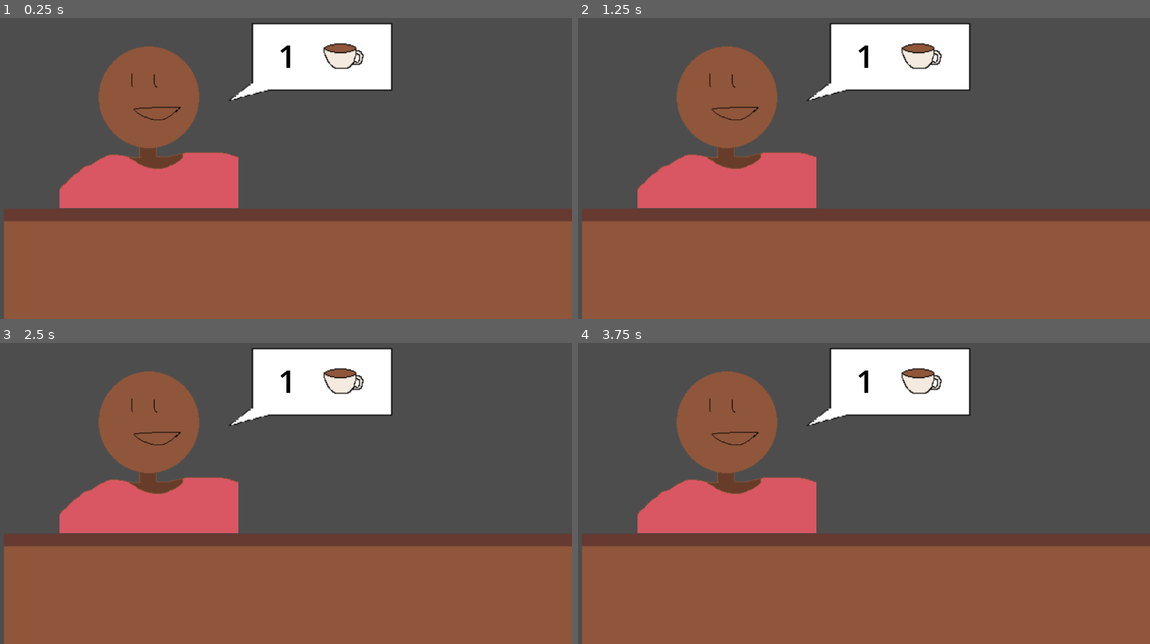
Above: before the commit, frames 1-4 (two rows, left to right).
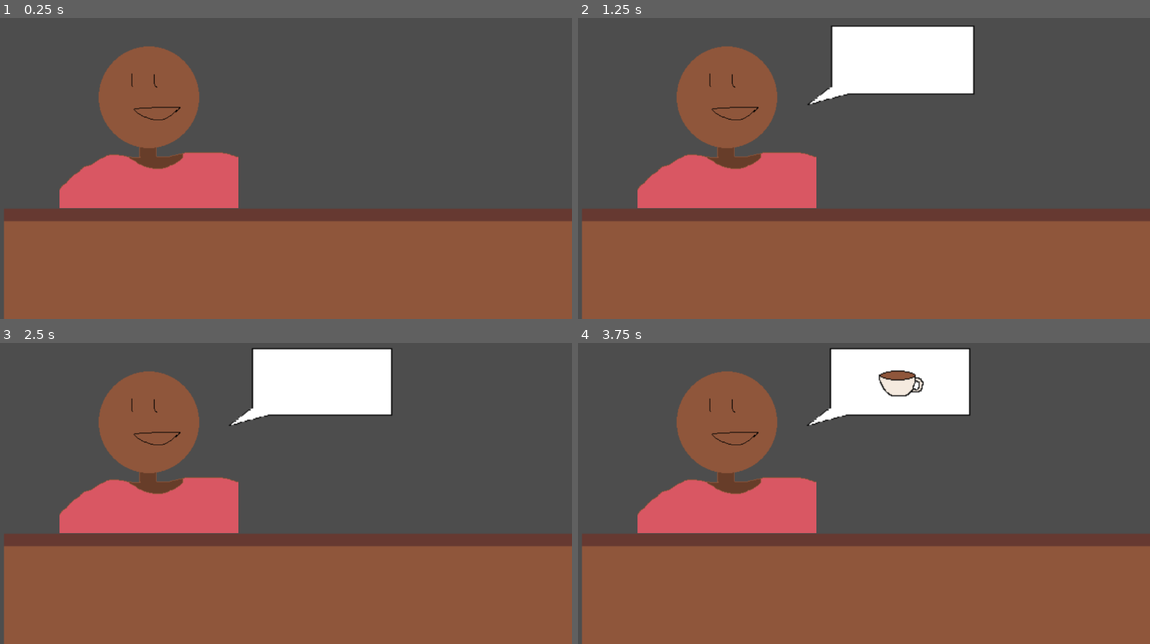
Above: after the commit, the same moments.

Repository: reemlifa/cafe-confortable
Game: Godot game, scene res://scene1/scene.tscn
Same seed, same stepped clock (60 frames per second), same inputs: the game is played once before the commit and once after it. Before the commit the project has no main scene; this scene is started directly in both runs.
Inputs:
- Up to frame 1 (0.25 s): no input
- Up to frame 2 (1.25 s): tap Enter at 0.5 s; hold Right from 0.53 s (still down); tap Alt at 0.6 s
- Up to frame 3 (2.5 s): release Right at 1.28 s; hold Down 1.28-2.03 s; tap Shift at 1.35 s; tap Space at 2 s; hold Right from 2.03 s (still down); tap Alt at 2.1 s
- Up to frame 4 (3.75 s): tap Enter at 2.75 s; release Right at 2.78 s; hold Up 2.78-3.53 s; tap Shift at 2.85 s; hold Left from 3.53 s (still down); tap Alt at 3.6 s

The runs differ from the first frame. In frame 1, 5.5% of the frame differs, in the area x 40-69%, y 1-28%; in frame 2, 1.8%; in frame 3, 0.6%; in frame 4, 0.8%.

Commit message:
popup for message box, coffee, and milk

Diff:
--- a/project.godot
+++ b/project.godot
@@ -11,6 +11,7 @@
 [application]
 
 config/name="cafe confortable"
+run/main_scene="uid://dgmuq2ojq85cw"
 config/features=PackedStringArray("4.5", "GL Compatibility")
 
 [editor_plugins]
--- /dev/null
+++ b/scene1/scene.gd
@@ -0,0 +1,54 @@
+extends Node2D
+
+@export var customer_path: NodePath
+@export var messageBox_path: NodePath
+@export var coffee_path: NodePath
+@export var milk_path: NodePath
+
+@export var delay_customer_to_messageBox := 1
+@export var delay_messagebox_to_coffee := 2
+@export var delay_coffee_to_milk := 2
+
+# Called when the node enters the scene tree for the first time.
+func _ready() -> void:
+	await play_intro()
+func play_intro() -> void:
+	var customer := get_node(customer_path) as CanvasItem
+	var box := get_node(messageBox_path) as CanvasItem
+	var coffee := get_node(coffee_path) as CanvasItem
+	var milk := get_node(milk_path) as CanvasItem
+
+	# starting hidden
+	customer.visible = false
+	box.visible = false
+	coffee.visible = false
+	milk.visible = false
+
+	await pop_in(customer)
+	await get_tree().create_timer(delay_customer_to_messageBox).timeout
+
+	await pop_in(box)
+	await get_tree().create_timer(delay_messagebox_to_coffee).timeout
+
+	await pop_in(coffee)
+	await get_tree().create_timer(delay_coffee_to_milk).timeout
+
+	await pop_in(milk)
+
+func pop_in(item: CanvasItem) -> void:
+	item.visible = true
+
+	var target_scale: Vector2 = item.scale
+	item.scale = target_scale * 0.7
+
+
+	var t := create_tween()
+	t.set_trans(Tween.TRANS_BACK)
+	t.set_ease(Tween.EASE_OUT)
+	t.tween_property(item, "scale", target_scale, 0.18)
+
+	await t.finished
+
+# Called every frame. 'delta' is the elapsed time since the previous frame.
+func _process(delta: float) -> void:
+	pass
--- a/scene1/scene.tscn
+++ b/scene1/scene.tscn
@@ -1,16 +1,18 @@
 [gd_scene load_steps=7 format=3 uid="uid://dgmuq2ojq85cw"]
 
+[ext_resource type="Script" uid="uid://sid4eve0tysk" path="res://scene1/scene.gd" id="1_snwgy"]
 [ext_resource type="Texture2D" uid="uid://pvg8v8xqr186" path="res://scene1/table.png" id="1_ulcgi"]
 [ext_resource type="Texture2D" uid="uid://cuaha86xtpere" path="res://scene1/human.png" id="2_3253y"]
 [ext_resource type="Texture2D" uid="uid://vgxtcbula840" path="res://scene1/message.png" id="3_u3cyc"]
 [ext_resource type="Texture2D" uid="uid://ca02n0um2hype" path="res://scene1/coffee.png" id="4_u3cyc"]
 [ext_resource type="Texture2D" uid="uid://bbgevha82ypxy" path="res://scene1/milk.png" id="5_m7jmp"]
 
-[sub_resource type="LabelSettings" id="LabelSettings_m7jmp"]
-font_size = 64
-font_color = Color(0, 0, 0, 1)
-
 [node name="game" type="Node2D"]
+script = ExtResource("1_snwgy")
+customer_path = NodePath("customer")
+messageBox_path = NodePath("messageBox")
+coffee_path = NodePath("messageBox/orderIcons/coffee")
+milk_path = NodePath("messageBox/orderIcons/milk")
 
 [node name="table" type="TextureRect" parent="."]
 offset_left = 8.0
@@ -20,6 +22,7 @@
 texture = ExtResource("1_ulcgi")
 
 [node name="customer" type="TextureRect" parent="."]
+visible = false
 offset_left = 120.0
 offset_top = 64.0
 offset_right = 480.0
@@ -27,32 +30,30 @@
 texture = ExtResource("2_3253y")
 
 [node name="messageBox" type="TextureRect" parent="."]
+visible = false
 offset_left = 400.0
 offset_top = -176.0
 offset_right = 1024.0
 offset_bottom = 352.0
 texture = ExtResource("3_u3cyc")
 
-[node name="messageLabel" type="Label" parent="messageBox"]
+[node name="orderIcons" type="HBoxContainer" parent="messageBox"]
 layout_mode = 0
-offset_left = 160.0
-offset_top = 248.0
-offset_right = 200.0
-offset_bottom = 427.0
-text = "1"
-label_settings = SubResource("LabelSettings_m7jmp")
+offset_left = -256.0
+offset_right = 260.0
+offset_bottom = 256.0
+scale = Vector2(2, 2)
+theme_override_constants/separation = -200
+alignment = 1
 
-[node name="coffee" type="TextureRect" parent="."]
-offset_left = 472.0
-offset_top = -176.0
-offset_right = 928.0
-offset_bottom = 328.0
+[node name="coffee" type="TextureRect" parent="messageBox/orderIcons"]
+visible = false
+layout_mode = 2
 texture = ExtResource("4_u3cyc")
+stretch_mode = 5
 
-[node name="milk" type="TextureRect" parent="."]
+[node name="milk" type="TextureRect" parent="messageBox/orderIcons"]
 visible = false
-offset_left = 456.0
-offset_top = -216.0
-offset_right = 952.0
-offset_bottom = 360.0
+layout_mode = 2
 texture = ExtResource("5_m7jmp")
+stretch_mode = 5
Not shown, added: scene1/scene.gd.uid
